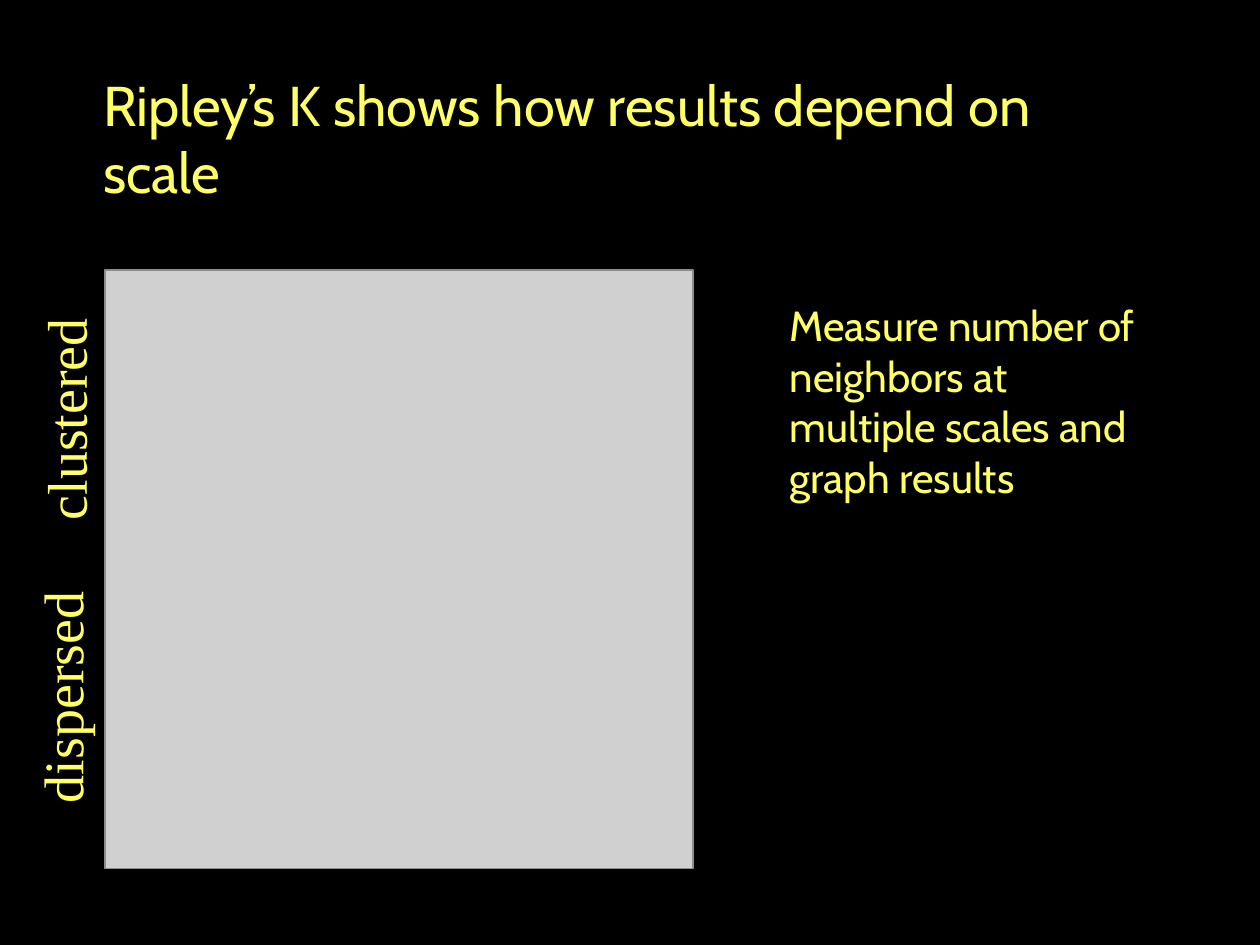
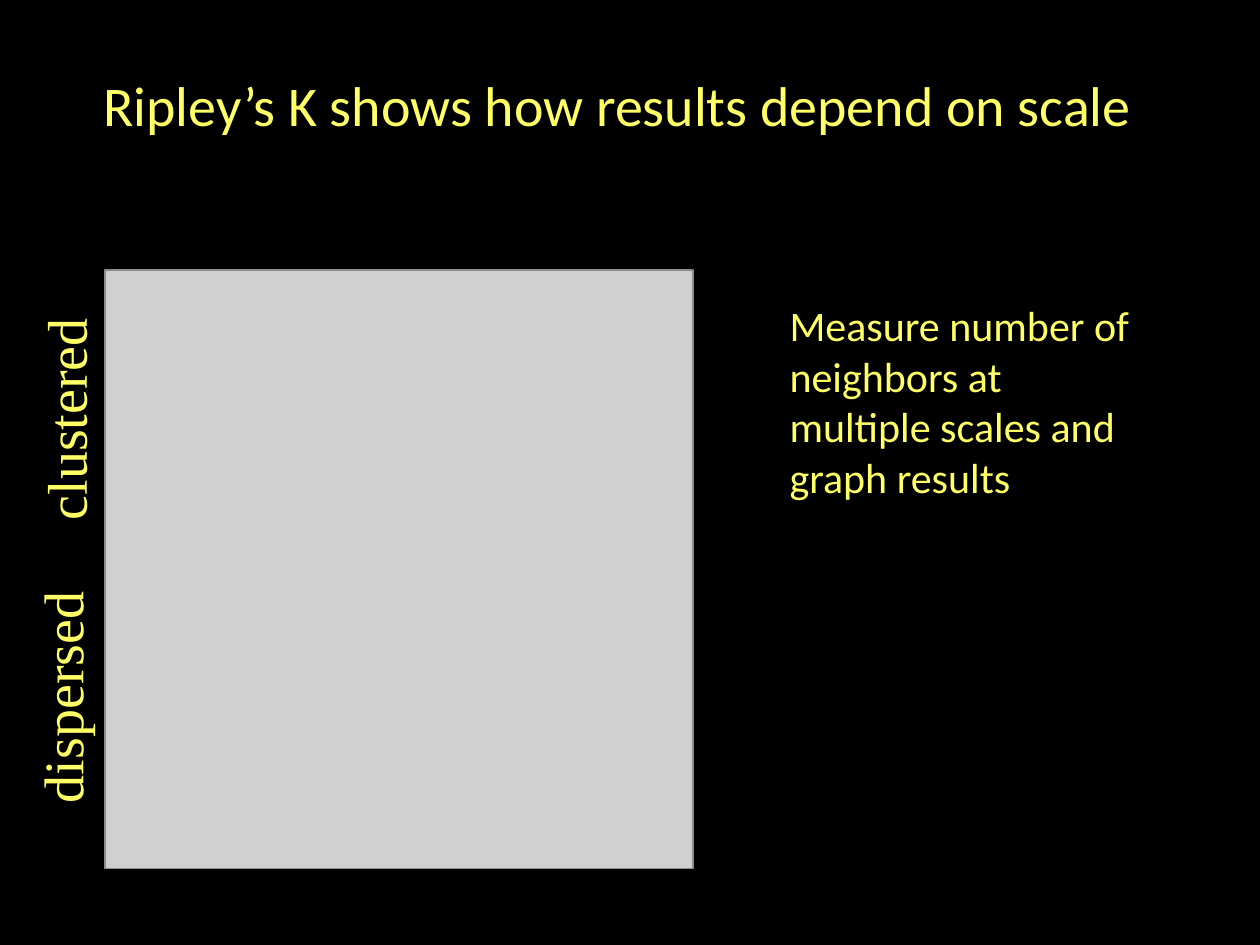
Before and after one commit to jshannon75/geog4300, a slide deck: slide 7 of Slides/Geog4300 Fa17 Lecture 6-1 Describing spatial data.pptx. Drawn at 1260x945 pixels with LibreOffice and Linux fonts; fonts in the diff are those of the drawing; grey boxes stand for pictures. Boxes give left, top, right and bottom in pixels: in the first picture for what was removed or moved away, otherwise in the second. Text is boxed around its words. In the diff, an @@ line names an element or a change of style, - is before the commit and + after.

```diff
--- a/Slides/Geog4300 Fa17 Lecture 6-1 Describing spatial data.pptx
+++ b/Slides/Geog4300 Fa17 Lecture 6-1 Describing spatial data.pptx
@@ text "Ripley’s K shows how results ..." at box(103, 86, 1131, 135): font Cabin to Calibri @@
@@ text "Measure number of neighbors at ..." at box(790, 311, 1129, 501): font Cabin to Calibri @@
```
Also in this commit, not shown: 3 other slides changed, 8 other files.
